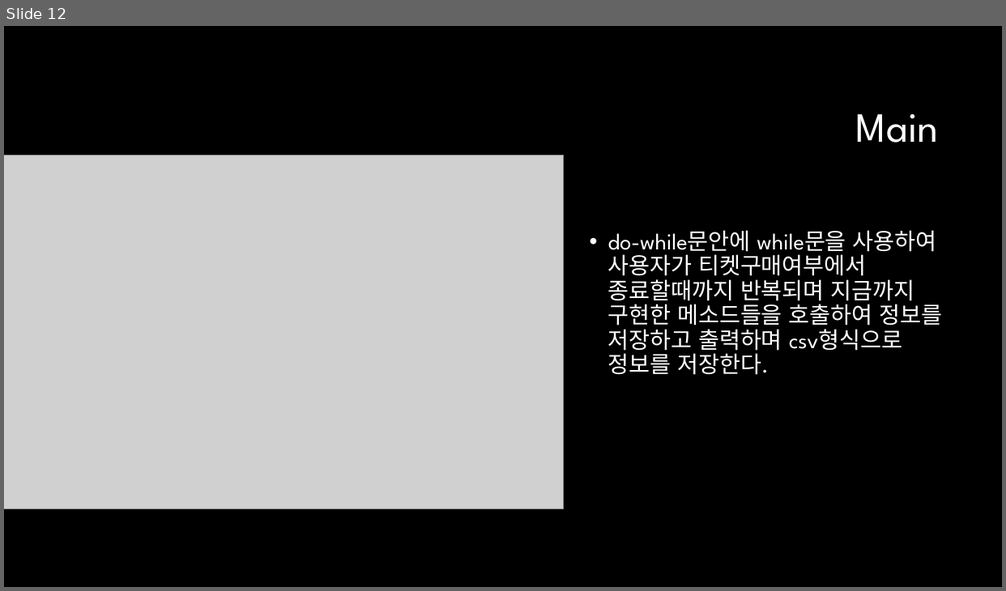
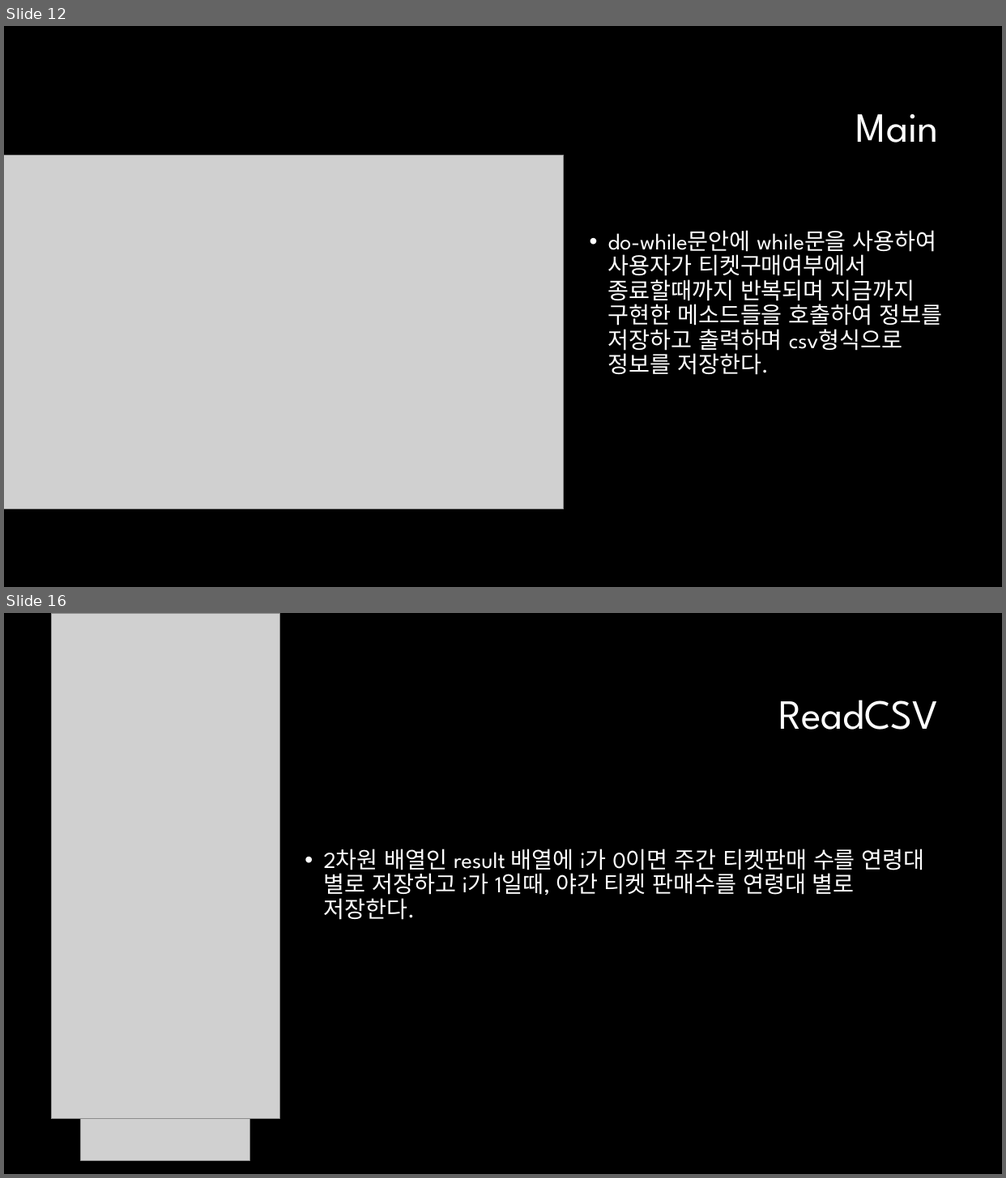
Before and after one commit to minjae1030/PlayGround, a slide deck: kopo04_PlayGround_ppt.pptx. Shown one above the other, each under a label of ours: slide 12 before the commit, slides 12 and 16 after it; the slides between them are not shown. The pictures are 1006x591 and 1006x1178 pixels, drawn with LibreOffice and Linux fonts; fonts in the diff are those of the drawing; grey boxes stand for pictures; background and template pictures are left out. Boxes give left, top, right and bottom in pixels: in the first picture for what was removed or moved away, otherwise in the second. Text is boxed around its words. In the diff, an @@ line names an element or a change of style, - is before the commit and + after.

```diff
--- a/kopo04_PlayGround_ppt.pptx
+++ b/kopo04_PlayGround_ppt.pptx
@@ slide 16 added at (4, 613, 1002, 1174), background #000000 @@
@@ picture added at (51, 613, 279, 1119) @@
@@ text added at (778, 700, 938, 730), 40 pt, text #FFFFFF @@
+ReadCSV
@@ text added at (324, 849, 925, 920), 22 pt, text #FFFFFF @@
+• 2차원 배열인 result 배열에 i가 0이면 주간 티켓판매 수를 연령대 별로 저장하고 i가 1일때, 야간 티켓 판매수를 연령대 별로 저장한다.
@@ picture added at (81, 1119, 250, 1161) @@
```
Also in this commit, not shown: 7 other slides added.
